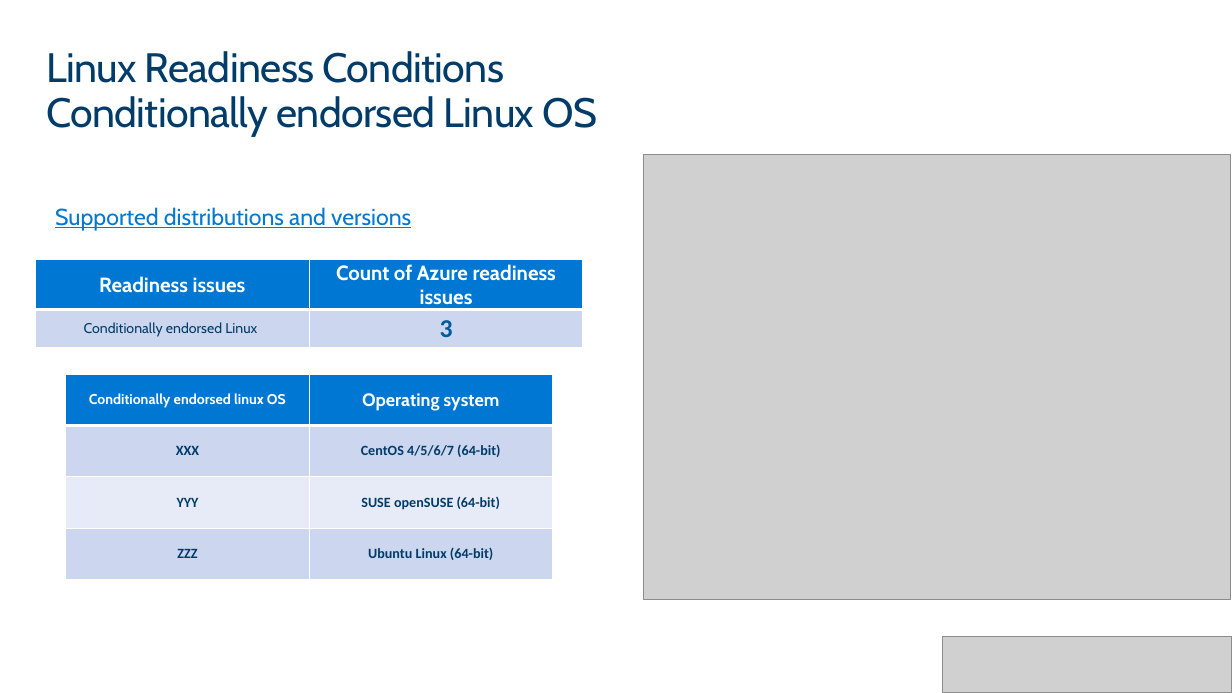
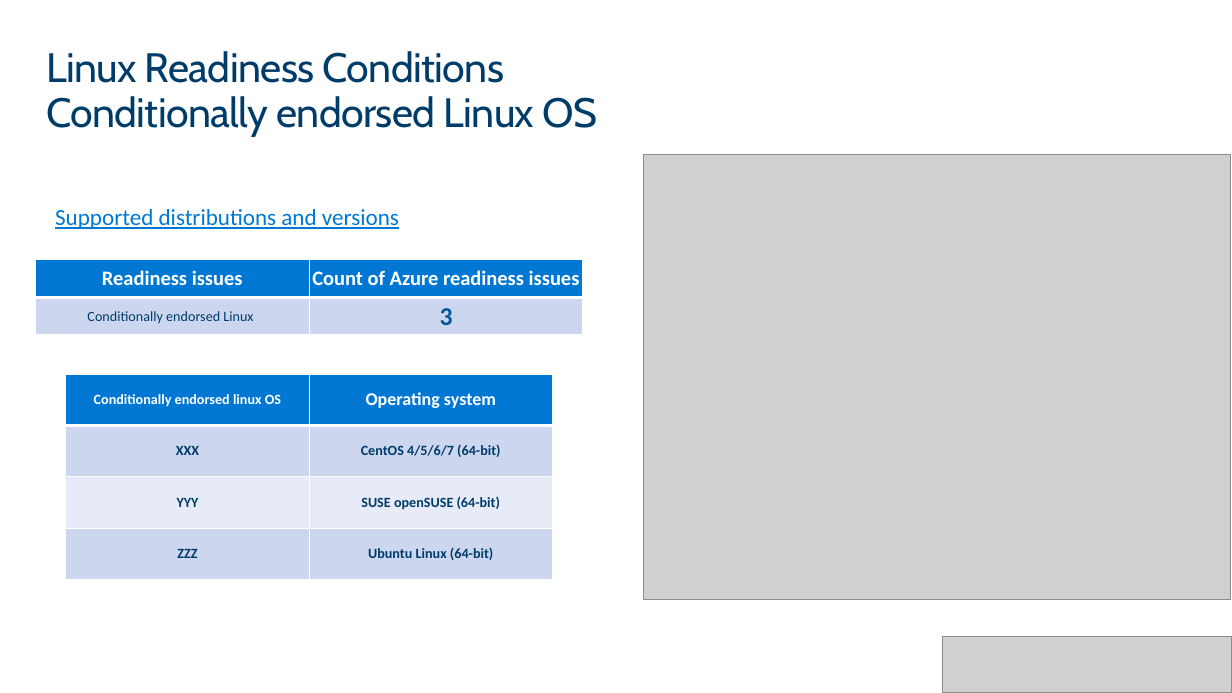
Before and after one commit to upendra25312/Cloud-Readiness-accelearator, a slide deck: slide 8 of Templates/executive-reporting/ms-solution-assessment.pptx. Drawn at 1232x693 pixels with LibreOffice and Linux fonts; fonts in the diff are those of the drawing; grey boxes stand for pictures; background and template pictures are left out. Boxes give left, top, right and bottom in pixels: in the first picture for what was removed or moved away, otherwise in the second. Text is boxed around its words. In the diff, an @@ line names an element or a change of style, - is before the commit and + after.

```diff
--- a/Templates/executive-reporting/ms-solution-assessment.pptx
+++ b/Templates/executive-reporting/ms-solution-assessment.pptx
@@ text "Supported distributions and versions" at [55,209,399,229]: font Cabin to Calibri @@
@@ table at [35,260,582,347] @@
@@ font Cabin to Calibri @@
@@ table at [66,374,552,579] @@
@@ font Cabin to Calibri in "Conditionally endorsed linux OS", "Operating system" @@
```
Also in this commit, not shown: 11 other slides changed, 18 other files.
